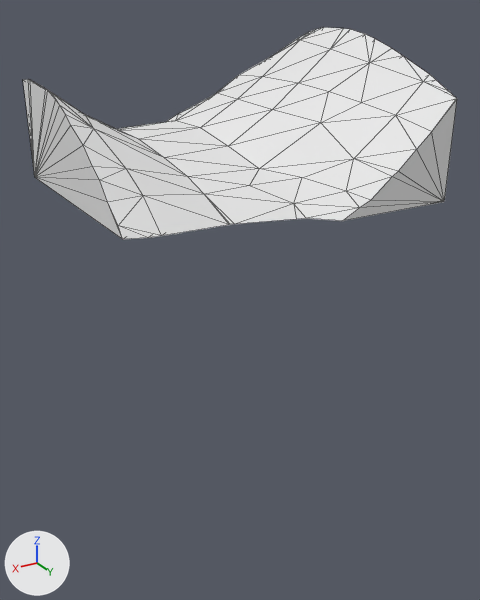
Renders of the glTF model assets/terrain/surface_pieces/surf_17_3.glb from each side of a commit.
Before and after are seen from a 50 mm camera at (-17.06, 102.06, -17.31) aimed at (-22.57, 92.87, -21.91). Arrows for +X, +Y and +Z are at lower left; the lights stay in place. The first picture is the older version. Mesh edges are drawn as thin lines. Where no turn or scale is listed for an object, it has been applied to the vertices.

The older version as bpy lines, for what is in view:
```python
me_geometry_0 = bpy.data.meshes.new('geometry_0')
me_geometry_0.from_pydata(...)  # 106 vertices, 208 faces; spans x -25.0..-20.0, y 90.0..95.0, z -20.0..-17.53
ob_geometry_0 = bpy.data.objects.new('geometry_0', me_geometry_0)
ob_geometry_0.location = (0.0, 0.0, 0.0)
```
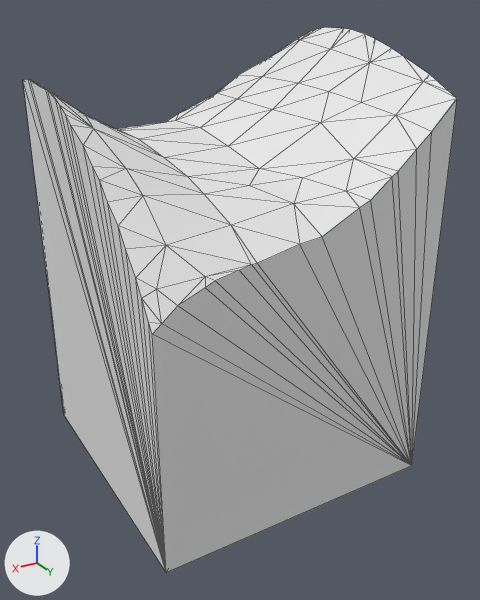
Boxes [x1, y1, x2, y2] around the edits, measured in the pictures (480 x 600 px; the box of a moved part takes in the faces that stretch with it):
'geometry_0', reshaped (156% taller)
    before: [23, 27, 457, 239]
    after: [23, 27, 457, 572]
part 1 of me_geometry_0, moved or reshaped
    before: [23, 79, 457, 239]
    after: [23, 79, 457, 572]

The change in detail:
me_geometry_0 is used by ob_geometry_0; location (0.0, 0.0, 0.0).
me_geometry_0 had 106 vertices, 208 faces and spanned x -25.0..-20.0, y 90.0..95.0, z -20.0..-17.53.
me_geometry_0 now has 116 vertices, 228 faces and spans x -25.0..-20.0, y 90.0..95.0, z -25.0..-17.53.
Part 1, on me_geometry_0:
11 vertices are removed from x -25.0..-20.0, y 90.0..95.0, z -20.0.
80 faces are deleted.
1 vertex moves from x -20.31, y 94.3, z -20.0 to x -20.0, y 94.28, z -20.11.
21 vertices are added at x -25.0..-20.0, y 90.0..95.0, z -25.0..-20.01.
100 new faces join them.
